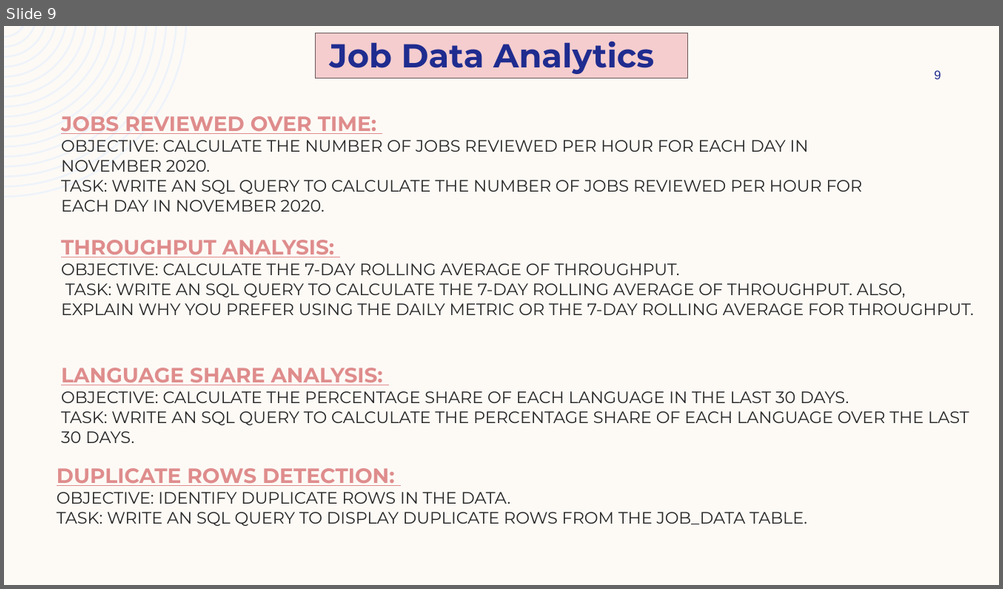
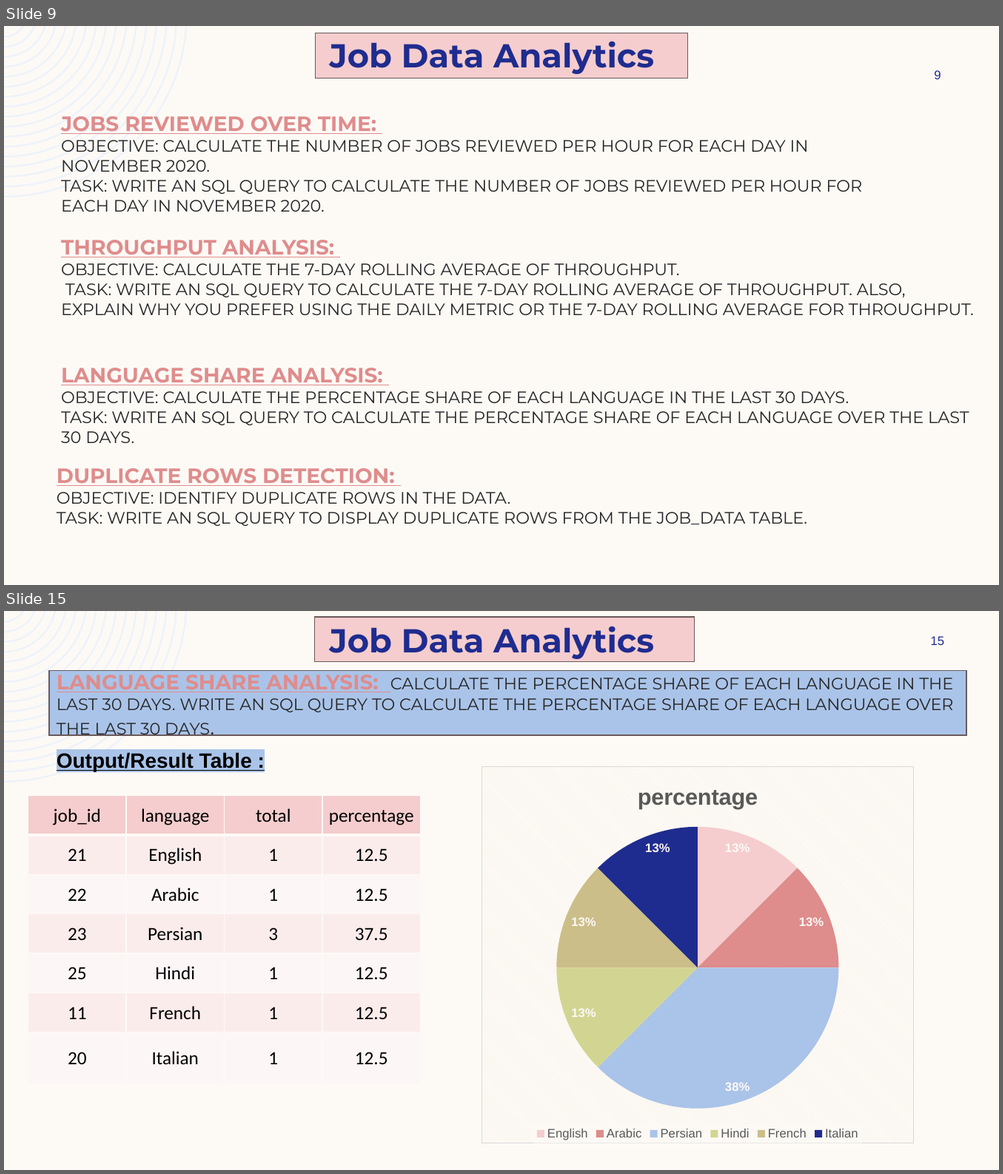
Before and after one commit to ShindeYash/Operation_and_Metric_Analytics, a slide deck: Report - Operation_and_Metric_Analytics.pptx. Shown one above the other, each under a label of ours: slide 9 before the commit, slides 9 and 15 after it; the slides between them are not shown. The pictures are 1003x589 and 1003x1174 pixels, drawn with LibreOffice and Linux fonts; fonts in the diff are those of the drawing. Boxes give left, top, right and bottom in pixels: in the first picture for what was removed or moved away, otherwise in the second. Text is boxed around its words. In the diff, an @@ line names an element or a change of style, - is before the commit and + after.

```diff
--- a/Report - Operation_and_Metric_Analytics.pptx
+++ b/Report - Operation_and_Metric_Analytics.pptx
@@ slide 15 added at (4,611,999,1170), background #FDFAF6; not listed: 1 template element that a slide beside it also shows @@
@@ rectangle added at (314,617,694,662), fill #F5CDCE, outline #6B5A5A 1 pt @@
@@ text added at (330,626,654,659), 32 pt, text #1F2C8F, bold @@
+Job Data Analytics
@@ page number added at (930,636,945,645), 12 pt, text #1F2C8F @@
+15
@@ rectangle added at (48,671,966,735), fill #AAC4E9, outline #6B5A5A 1 pt @@
@@ title added at (57,669,953,738), 16 pt, text #262626 @@
+LANGUAGE SHARE ANALYSIS: CALCULATE THE PERCENTAGE SHARE OF EACH LANGUAGE IN THE LAST 30 DAYS. WRITE AN SQL QUERY TO CALCULATE THE PERCENTAGE SHARE OF EACH LANGUAGE OVER THE LAST 30 DAYS.
@@ text added at (57,752,252,772), 20 pt, text #000000, bold, underline @@
+Output/Result Table :
@@ pie chart added at (481,766,913,1144) @@
+title "percentage"
+categories: English, Arabic, Persian, Hindi, French, Italian
+percentage: 12, 12, 38, 12, 12, 12
@@ table added at (28,796,419,1085), 7 rows, 4 columns @@
+job_id | language | total | percentage
+21 | English | 1 | 12.5
+22 | Arabic | 1 | 12.5
+23 | Persian | 3 | 37.5
+25 | Hindi | 1 | 12.5
+11 | French | 1 | 12.5
+20 | Italian | 1 | 12.5
```
Also in this commit, not shown: 2 slides changed, 8 other slides added, 4 other files.
